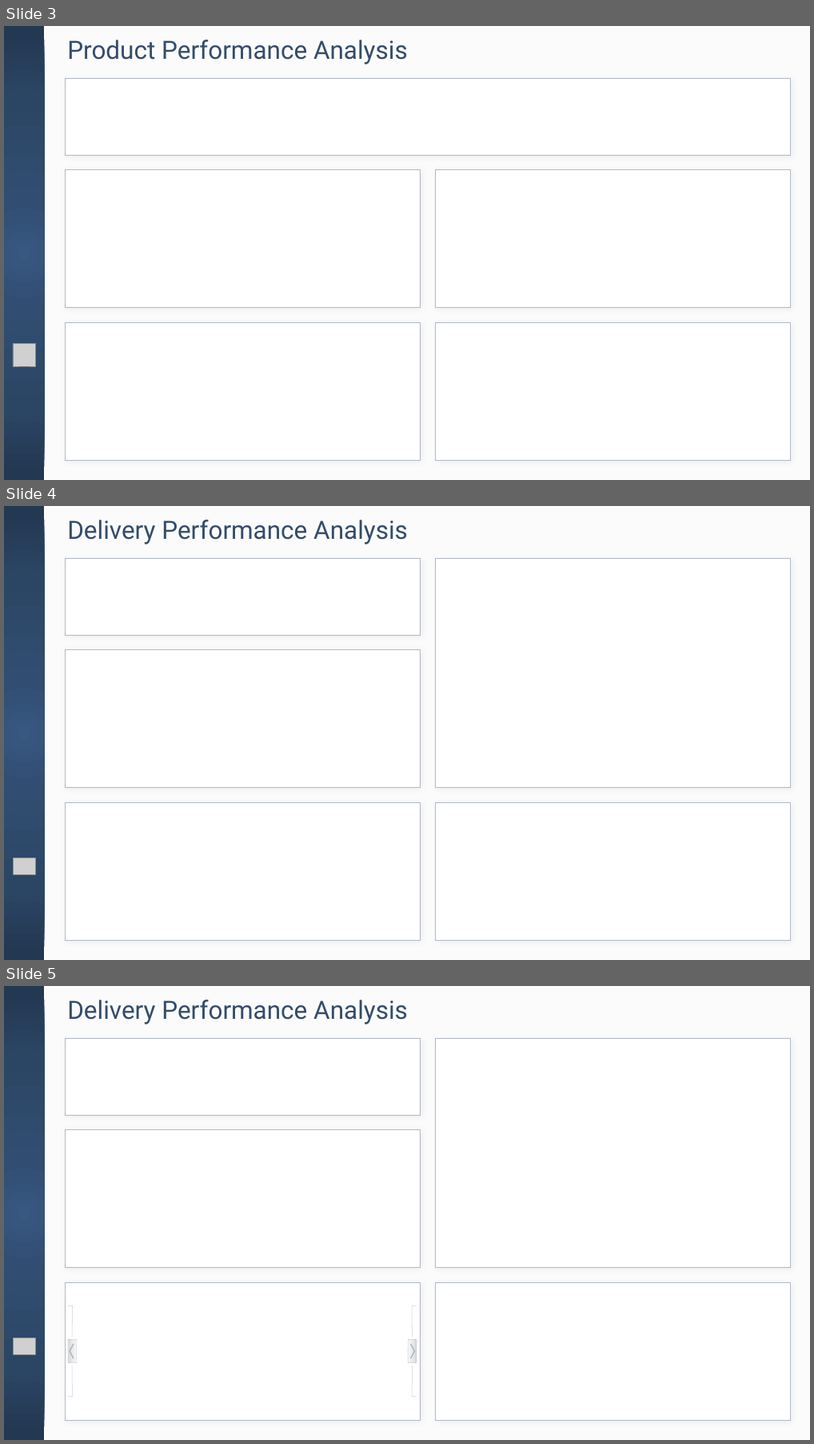
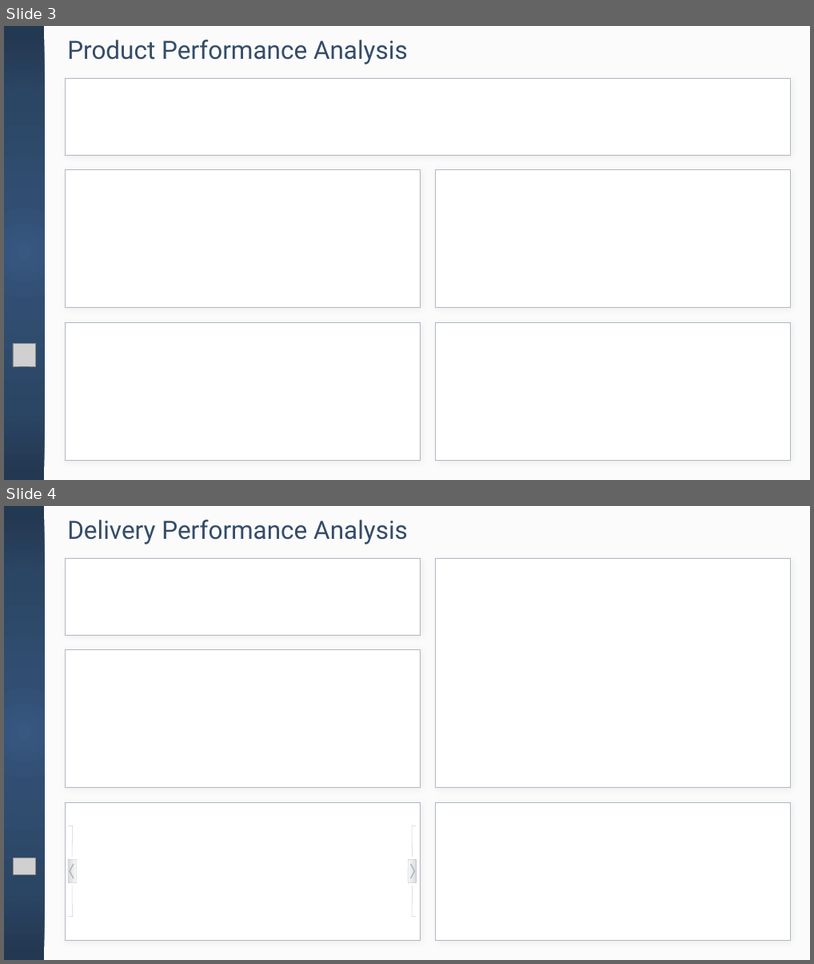
Before and after one commit to kon-mat/PracaInzynierska, a slide deck: BrazilianECommerce/Background/Backgrounds.pptx. Shown one above the other, each under a label of ours: slides 3, 4 and 5 before the commit, slides 3 and 4 after it. The pictures are 814x1444 and 814x964 pixels, drawn with LibreOffice and Linux fonts; fonts in the diff are those of the drawing; grey boxes stand for pictures. Boxes give left, top, right and bottom in pixels: in the first picture for what was removed or moved away, otherwise in the second. Text is boxed around its words. In the diff, an @@ line names an element or a change of style, - is before the commit and + after.

```diff
--- a/BrazilianECommerce/Background/Backgrounds.pptx
+++ b/BrazilianECommerce/Background/Backgrounds.pptx
@@ slide 4 removed at box(4, 506, 810, 960), background #FFFFFF @@
@@ text removed at box(67, 520, 408, 544) @@
-Delivery Performance Analysis
@@ group removed at box(4, 506, 810, 960): 7 rectangles @@
@@ picture removed at box(13, 858, 35, 875) @@
@@ what was slide 5 is now slide 4 @@
```
Also in this commit, not shown: 2 slides added, 2 other files.
